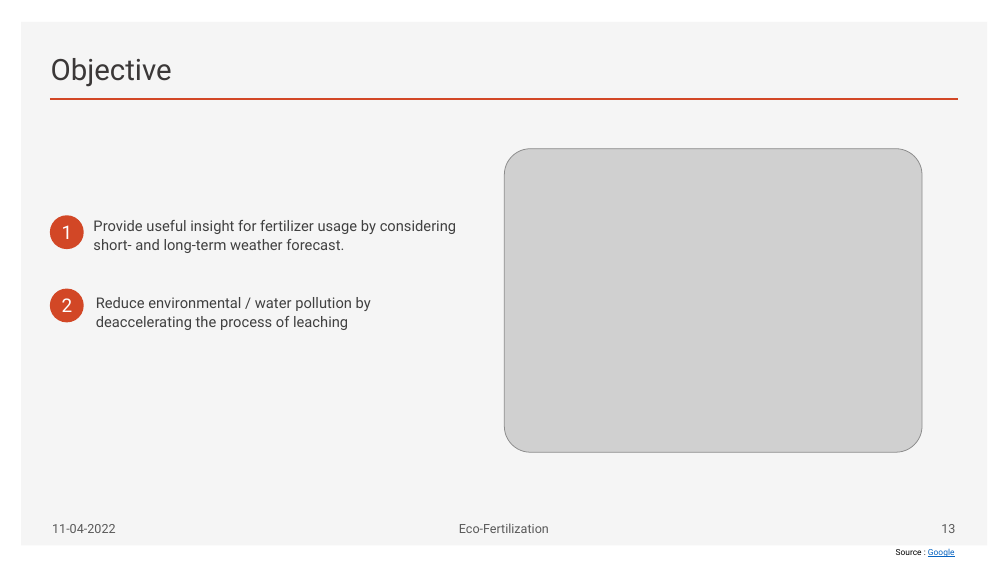
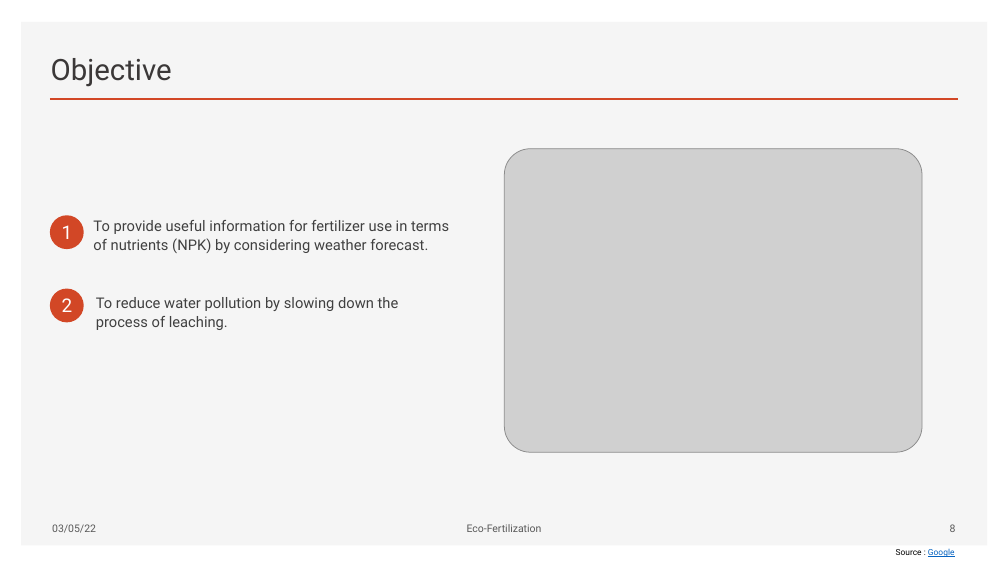
Before and after one commit to Gekko12/Eco-fertilization, a slide deck: slide 9 of EcoFertilization.pptx (slide 14 before the commit). Drawn at 1008x567 pixels with LibreOffice and Linux fonts; fonts in the diff are those of the drawing; grey boxes stand for pictures. Boxes give left, top, right and bottom in pixels: in the first picture for what was removed or moved away, otherwise in the second. Text is boxed around its words. In the diff, an @@ line names an element or a change of style, - is before the commit and + after.

```diff
--- a/EcoFertilization.pptx
+++ b/EcoFertilization.pptx
@@ text at (93, 220, 449, 253): text changed @@
-Provide useful insight for fertilizer usage by considering short- and long-term weather forecast.
+To provide useful information for fertilizer use in terms of nutrients (NPK) by considering weather forecast.
@@ text at (96, 297, 399, 330): text changed @@
-Reduce environmental / water pollution by deaccelerating the process of leaching
+To reduce water pollution by slowing down the process of leaching.
@@ text at (52, 524, 96, 533): text changed; size 12 to 10 pt @@
-11-04-2022
+03/05/22
@@ text "Eco-Fertilization" at (467, 524, 542, 532): size 12 to 10 pt @@
@@ page number at (950, 524, 956, 532): text changed; size 12 to 10 pt @@
-13
+8
```
Also in this commit, not shown: 10 other slides changed, 8 slides added, 3 slides removed, 12 other files.
